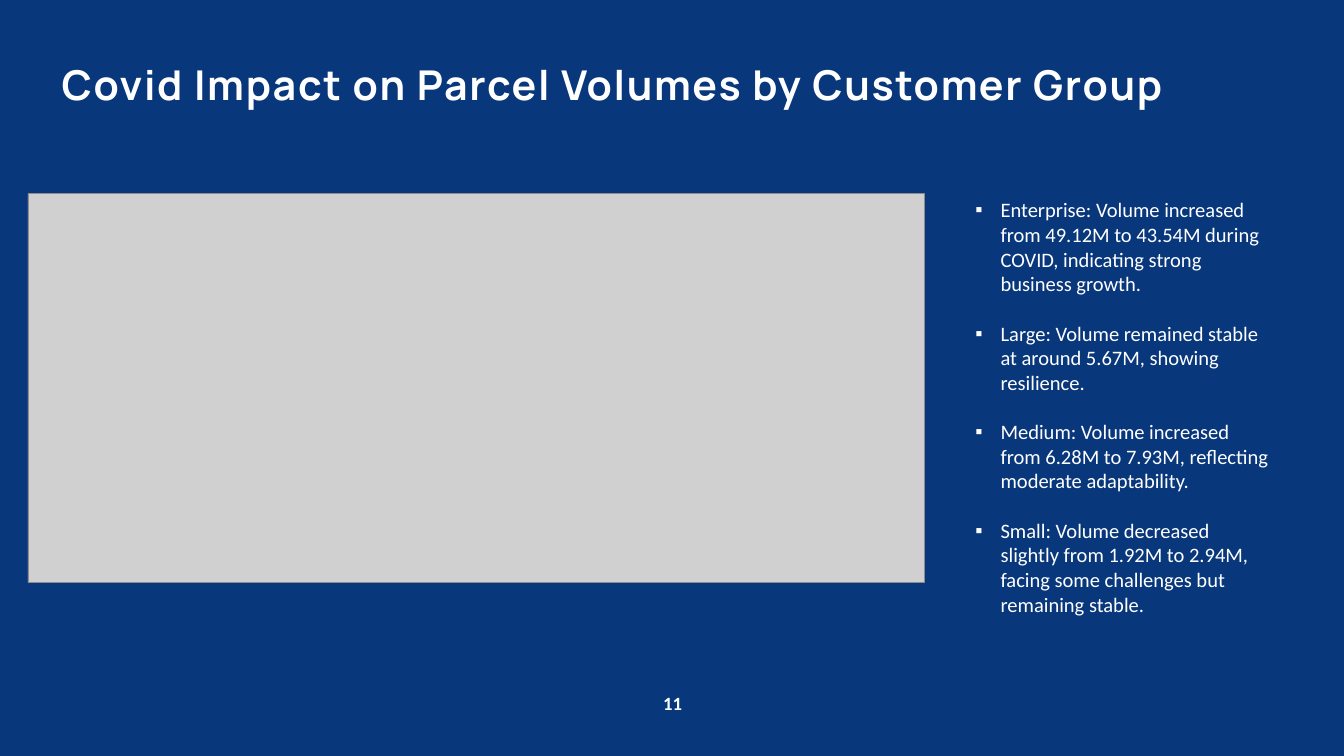
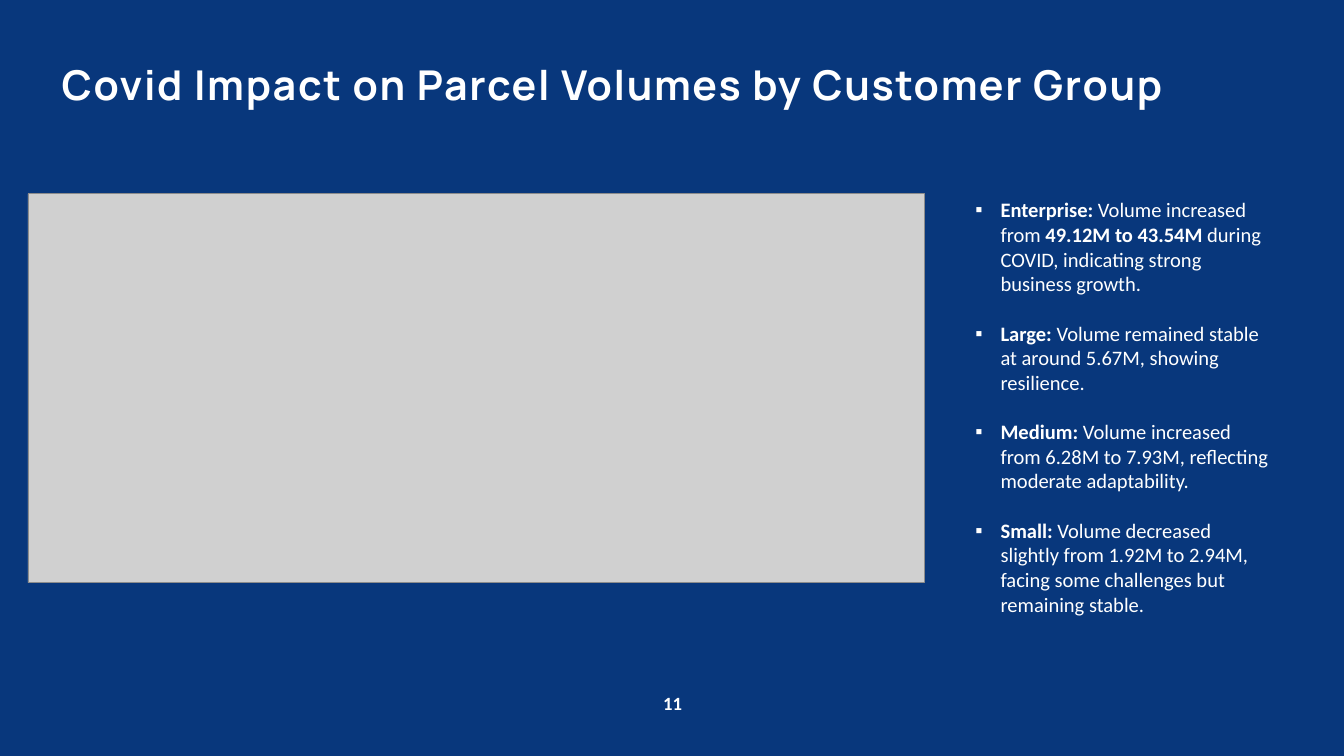
Before and after one commit to luvgadhvi/parcel-analysis, a slide deck: slide 11 of Presentaion_Covid_Impact.pptx. Drawn at 1344x756 pixels with LibreOffice and Linux fonts; fonts in the diff are those of the drawing; grey boxes stand for pictures. Boxes give left, top, right and bottom in pixels: in the first picture for what was removed or moved away, otherwise in the second. Text is boxed around its words. In the diff, an @@ line names an element or a change of style, - is before the commit and + after.

```diff
--- a/Presentaion_Covid_Impact.pptx
+++ b/Presentaion_Covid_Impact.pptx
@@ text "Enterprise: Volume increased from 49.12M ..." at box(1001, 202, 1268, 616): bold on in "Enterprise: 49.12M to 43.54M", "Large:", "Medium:", "Small:" @@
```
Also in this commit, not shown: 2 other slides changed.
